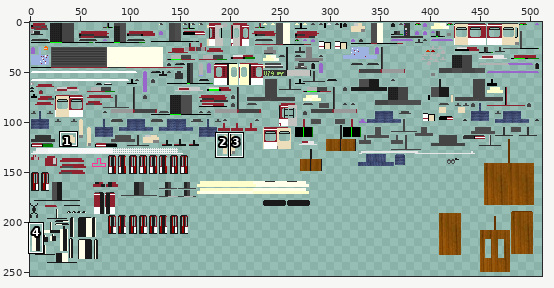
Two states of a sprite sheet, src/main/resources/assets/tctramsinmotion/textures/trains/B80D_Red.png. Above, an overview of the earlier version with the close-up marked.
Close-up. Earlier state:
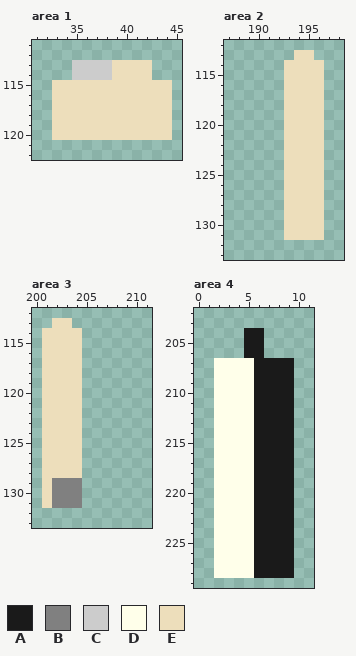
The file is 512x256 pixels. Pixels under 10% opacity are left out. Colours within 5 levels of each other are drawn and written as one. Shown: area 1: x 31..45, y 111..122; area 2: x 187..198, y 112..133; area 3: x 200..211, y 112..133; area 4: x 0..11, y 202..229. The wide view leaves out empty margins. The commit also changed other parts of the picture, which this record leaves out.
Palette (. is transparent): A #1a1a1a  B #808080  C #cccccc  D #ffffea  E #eddebb
Once edited:
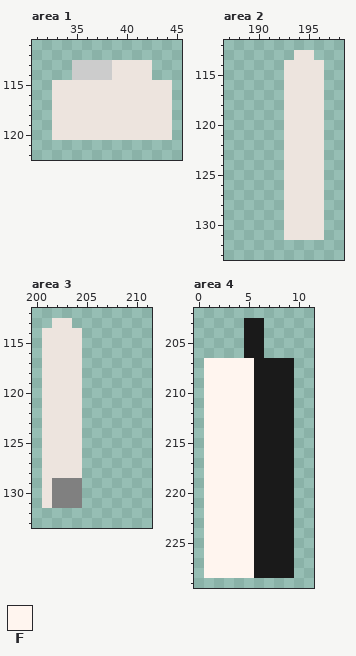
Colours new in this view: F #fff5ef
From old to new:
Colour E changes from #eddebb to #ede4de.
Area 4:
There is now colour A in row 203 at x 5 to 6.
There is now colour F in rows 207 to 228 at x 1.
The edit turns colour D into colour F in rows 207 to 228 at x 2 to 5.
